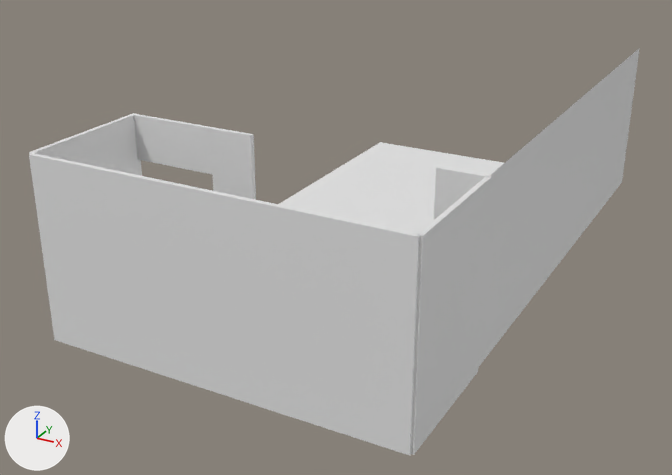
One commit to the Blender file 3D-OperationRoom/Room.blend: the scene before it, then after it.
The view is the same before and after, from a camera (50 mm lens) standing at (9.1, -19.39, 9.61) and looking at (-0.89, -1.22, 0.52). The axes (+X, +Y, +Z) are drawn at lower left. The lights are the same throughout.

Objects in the first picture: 'Floor', 'RoomA-Wall.001', 'RoomB-Wall.001', 'RoomC-Wall.001', 'RoomC-Wall.002', 'RoomC-Wall.003', 'RoomC-Wall.005', 'RoomC-Wall.006', 'RoomC-Wall.008', 'RoomC-Wall.009'.
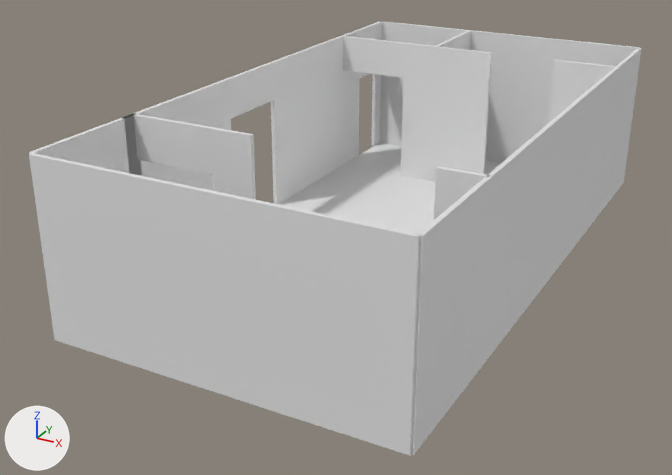
Commit message: finished blocking the room

Where the newer file only moved an object's origin or applied its transform, the numbers keep the older frame.

Pixel boxes [x1, y1, x2, y2] of what changed, in the pictures (672 x 475 px):
'RoomB-Wall.001', reshaped, moved: before [479, 70, 614, 366]; after [478, 70, 616, 371]
'RoomA-Wall.002', added: after [380, 21, 640, 163]
'RoomB-Wall.002', added: after [270, 36, 344, 204]
'RoomA-Wall.009', added: after [431, 46, 492, 182]
'RoomA-Wall.006', added: after [401, 43, 438, 181]
'RoomB-Wall.003', added: after [134, 79, 231, 191]
'RoomA-Wall.001', reshaped, moved: before [596, 48, 640, 215]; after [598, 48, 641, 215]
'RoomA-Wall.007', added: after [343, 36, 404, 78]
'RoomA-Wall.010', added: after [548, 59, 616, 123]
'RoomB-Wall.004', added: after [226, 62, 274, 119]
'RoomA-Wall.004', added: after [342, 30, 360, 164]
'RoomA-Wall.003', added: after [371, 22, 382, 146]
'RoomC-Wall.011', added: after [122, 113, 142, 176]
'RoomA-Wall.008', added: after [436, 30, 472, 50]
'RoomA-Wall.005', added: after [358, 24, 376, 78]

What changed in the scene script:
```text
Change me_plane_002:
    where me_plane_002.from_pydata(...)  # 4 vertices, 1 face; spans x 4.0, y -4.5..4.5, z 0.0..4.0
    verts and faces of me_plane_002; kept vertices keep their numbers, new ones are numbered from 4
    me_plane_002 part 1
    add delete_vertices([*range(0, 4)])  # with the faces that use them
    add verts[4] = (0.0, -4.5, 4.0)  # pixel (486, 175)
    add verts[5] = (0.0, -4.5, 0.0)
    add verts[6] = (0.0, 4.5, 4.0)  # pixel (611, 69)
    add verts[7] = (0.0, 4.5, 0.0)
    add for new, old in zip([*range(8, 12)], [*range(4, 8)]): verts[new] = verts[old] + (0.1, 0.0, 0.0)
    add faces += [(4, 6, 7, 5), (8, 9, 11, 10), (5, 7, 11, 9), (4, 8, 10, 6), (6, 10, 11, 7), (4, 5, 9, 8)]
Change me_plane_003:
    where me_plane_003.from_pydata(...)  # 4 vertices, 1 face; spans x 4.0, y 4.5..7.5, z 0.0..4.0
    verts and faces of me_plane_003; kept vertices keep their numbers, new ones are numbered from 4
    me_plane_003 part 2
    add delete_vertices([*range(0, 4)])  # with the faces that use them
    add verts[4] = (0.0, -1.5, 4.0)  # pixel (611, 69)
    add verts[5] = (0.0, -1.5, 0.0)
    add verts[6] = (0.0, 1.5, 4.0)  # pixel (637, 47)
    add verts[7] = (0.0, 1.5, 0.0)
    add for new, old in zip([*range(8, 12)], [*range(4, 8)]): verts[new] = verts[old] + (0.1, 0.0, 0.0)
    add faces += [(4, 6, 7, 5), (8, 9, 11, 10), (5, 7, 11, 9), (4, 8, 10, 6), (6, 10, 11, 7), (4, 5, 9, 8)]
Change ob_roomb_wall_001:
    ob_roomb_wall_001.location: (0.0, 0.0, 0.0) -> (3.95, 0.0, 0.0)
Change ob_rooma_wall_001:
    ob_rooma_wall_001.location: (0.0, 0.0, 0.0) -> (3.95, 6.0, 0.0)
Add ob_roomc_wall_011:
    ob_roomc_wall_011 = bpy.data.objects.new('RoomC-Wall.011', me_plane_004)  # a box spanning x -0.05..0.05, y -0.2..0.2, z 0.0..4.0
    ob_roomc_wall_011.parent = ob_roomc
    ob_roomc_wall_011.location = (-4.05, -4.65, 0.0)
Add ob_rooma_wall_010:
    ob_rooma_wall_010 = bpy.data.objects.new('RoomA-Wall.010', me_cube_011)  # a box spanning x -0.3..0.5, y -0.05..0.05, z 0.0..4.0
    ob_rooma_wall_010.location = (2.95, 4.9, 0.0)
    ob_rooma_wall_010.scale = (2.0, 1.0, 1.0)
Add ob_rooma_wall_009:
    ob_rooma_wall_009 = bpy.data.objects.new('RoomA-Wall.009', me_cube_010)  # a box spanning x -0.5..0.3, y -0.05..0.05, z 0.0..4.0
    ob_rooma_wall_009.location = (0.0, 4.9, 0.0)
    ob_rooma_wall_009.scale = (2.0, 1.0, 1.0)
Add ob_rooma_wall_008:
    ob_rooma_wall_008 = bpy.data.objects.new('RoomA-Wall.008', me_cube_009)  # a box spanning x -0.68..0.69, y -0.05..0.05, z 0.0..4.0
    ob_rooma_wall_008.location = (-1.05, 6.24, 0.0)
    ob_rooma_wall_008.rotation_euler = (0.0, 0.0, 1.571)  # degrees (0, 0, 90)
    ob_rooma_wall_008.scale = (1.9, 1.0, 1.0)
Add ob_roomb_wall_004:
    ob_roomb_wall_004 = bpy.data.objects.new('RoomB-Wall.004', me_cube_004.copy())  # the mesh of ob_roomc_wall_006
    ob_roomb_wall_004.parent = ob_roomc
    ob_roomb_wall_004.location = (-4.05, 0.0, 3.0)
    ob_roomb_wall_004.rotation_euler = (0.0, 0.0, 1.571)  # degrees (0, 0, 90)
Add ob_roomb_wall_003:
    ob_roomb_wall_003 = bpy.data.objects.new('RoomB-Wall.003', me_plane_012)  # a box spanning x 0.0..0.1, y -4.5..3.26, z 0.0..4.0
    ob_roomb_wall_003.location = (-4.1, -2.45, 0.0)
    ob_roomb_wall_003.scale = (1.0, 0.444, 1.0)
Add ob_roomb_wall_002:
    ob_roomb_wall_002 = bpy.data.objects.new('RoomB-Wall.002', me_plane_011)  # a box spanning x 0.0..0.1, y -4.39..4.5, z 0.0..4.0
    ob_roomb_wall_002.location = (-4.1, 2.95, 0.0)
    ob_roomb_wall_002.scale = (1.0, 0.444, 1.0)
Add ob_rooma_wall_007:
    ob_rooma_wall_007 = bpy.data.objects.new('RoomA-Wall.007', me_cube_004.copy())  # the mesh of ob_roomc_wall_006
    ob_rooma_wall_007.location = (-3.0, 4.9, 3.0)
Add ob_rooma_wall_006:
    ob_rooma_wall_006 = bpy.data.objects.new('RoomA-Wall.006', me_cube_003.copy())  # the mesh of ob_roomc_wall_005
    ob_rooma_wall_006.location = (-1.5, 4.9, 0.0)
Add ob_rooma_wall_005:
    ob_rooma_wall_005 = bpy.data.objects.new('RoomA-Wall.005', me_plane_010)  # a box spanning x -0.05..0.05, y -0.55..0.55, z 0.0..1.5
    ob_rooma_wall_005.location = (-4.05, 6.5, 2.5)
Add ob_rooma_wall_004:
    ob_rooma_wall_004 = bpy.data.objects.new('RoomA-Wall.004', me_plane_009)  # a box spanning x -0.05..0.05, y -0.5..0.5, z 0.0..4.0
    ob_rooma_wall_004.location = (-4.05, 5.45, 0.0)
Add ob_rooma_wall_003:
    ob_rooma_wall_003 = bpy.data.objects.new('RoomA-Wall.003', me_plane_004.copy())
    ob_rooma_wall_003.location = (-4.05, 7.25, 0.0)
Add ob_rooma_wall_002:
    ob_rooma_wall_002 = bpy.data.objects.new('RoomA-Wall.002', me_cube_001.copy())  # the mesh of ob_roomc_wall_003
    ob_rooma_wall_002.location = (0.0, 7.5, 0.0)
```
